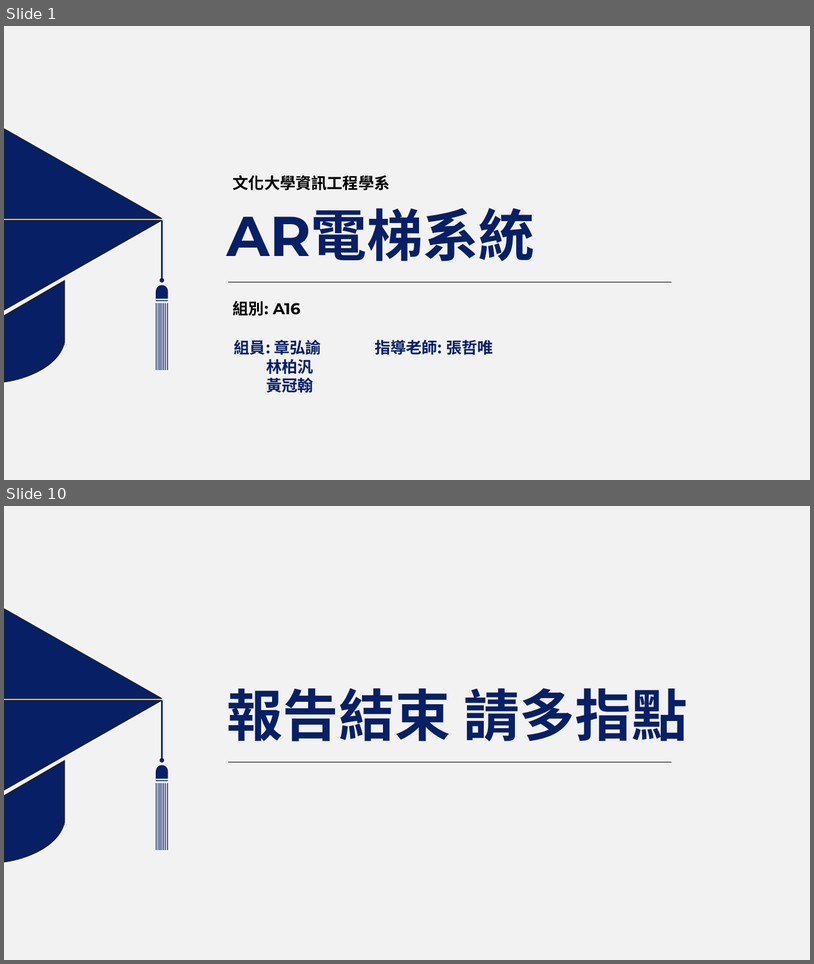
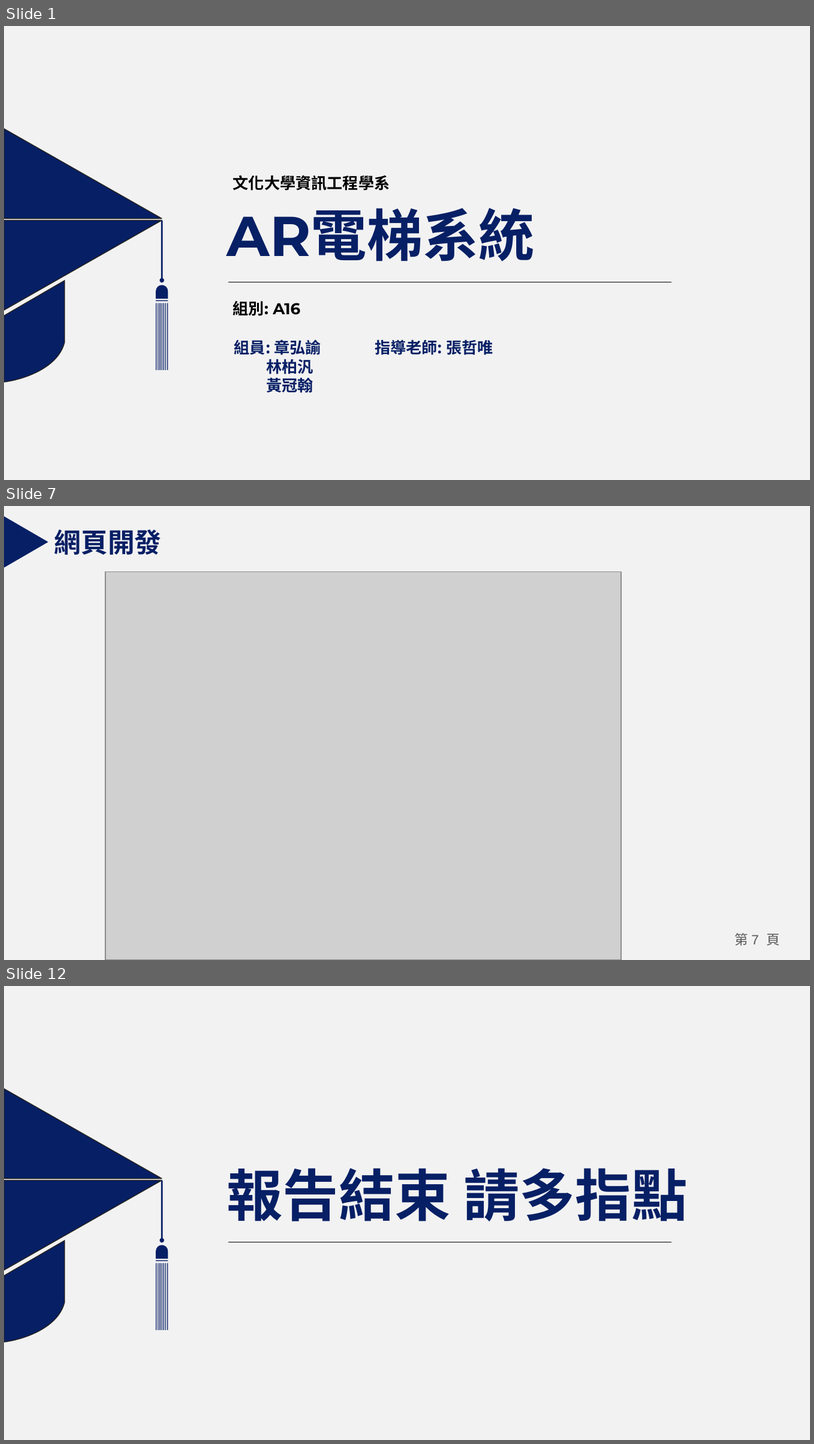
Before and after one commit to Johnnychang889/ARelevator, a slide deck: A16專題期末報告.pptx. Shown one above the other, each under a label of ours: slides 1 and 10 before the commit, slides 1, 7 and 12 after it; the slides between them are not shown. The pictures are 814x964 and 814x1444 pixels, drawn with LibreOffice and Linux fonts; fonts in the diff are those of the drawing; grey boxes stand for pictures. Boxes give left, top, right and bottom in pixels: in the first picture for what was removed or moved away, otherwise in the second. Text is boxed around its words. In the diff, an @@ line names an element or a change of style, - is before the commit and + after.

```diff
--- a/A16專題期末報告.pptx
+++ b/A16專題期末報告.pptx
@@ slide 7 added at [4,506,810,960], background #F2F2F2 @@
@@ triangle added at [5,516,49,568], fill #071F65 @@
@@ text added at [54,529,161,555], 24 pt, text #071F65, bold @@
+網頁開發
@@ picture added at [105,572,622,960] @@
@@ page number added at [735,933,780,945], 12 pt, text #595959 @@
+第 7 頁
@@ what was slide 10 is now slide 12 @@
```
Also in this commit, not shown: 5 slides changed, 4 other slides added, 3 slides removed, 1 other file.
